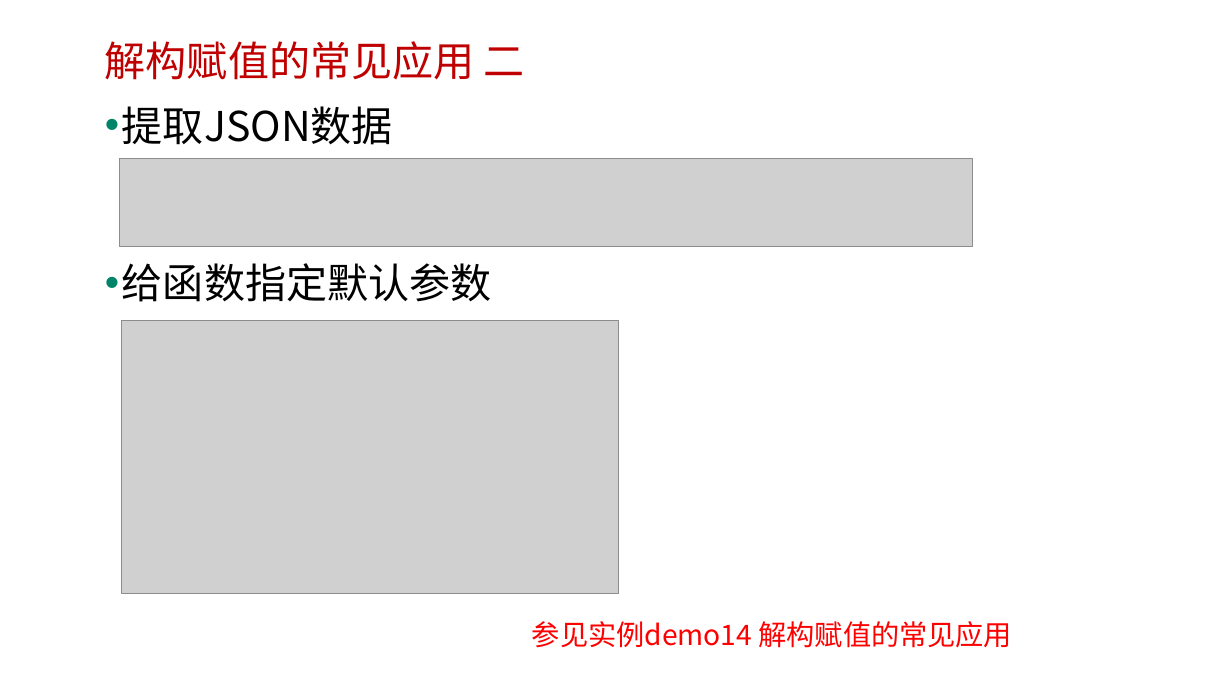
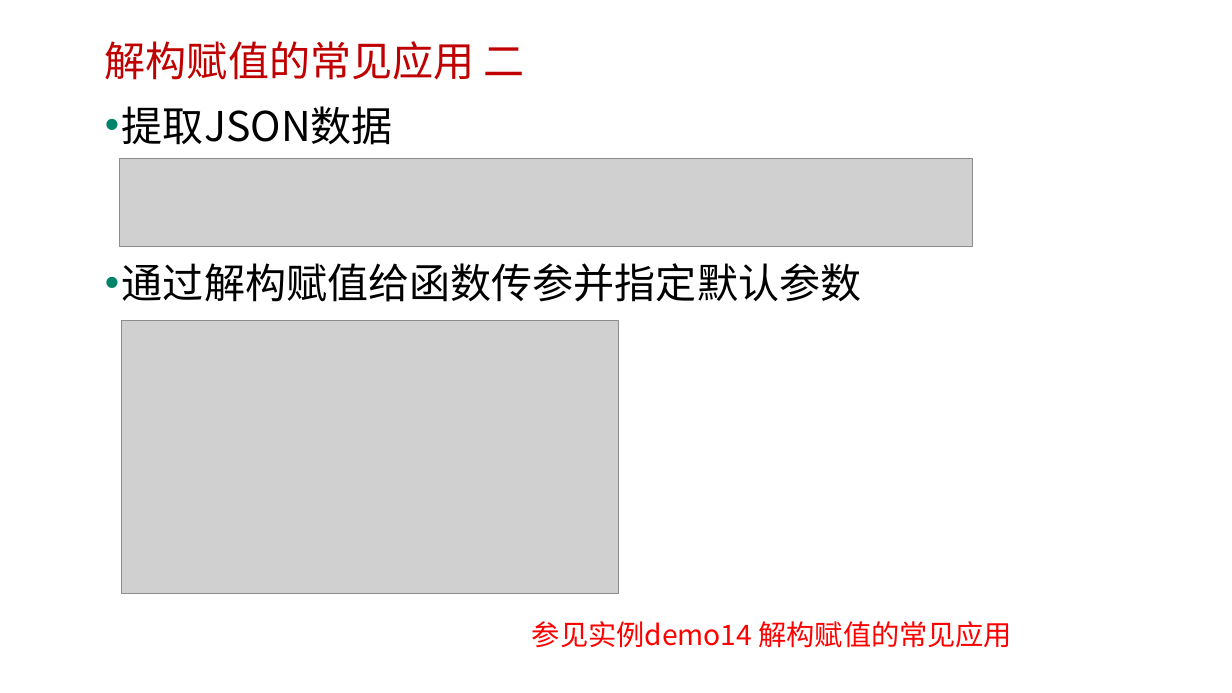
Before and after one commit to edu2act/course-javascript-advanced, a slide deck: slide 11 of 课程PPT/28.ES6中变量的解构赋值.pptx. Drawn at 1232x693 pixels with LibreOffice and Linux fonts; fonts in the diff are those of the drawing; grey boxes stand for pictures; background and template pictures are left out. Boxes give left, top, right and bottom in pixels: in the first picture for what was removed or moved away, otherwise in the second. Text is boxed around its words. In the diff, an @@ line names an element or a change of style, - is before the commit and + after.

```diff
--- a/课程PPT/28.ES6中变量的解构赋值.pptx
+++ b/课程PPT/28.ES6中变量的解构赋值.pptx
@@ text at <box>122,263,861,302</box>: text changed @@
-• 给函数指定默认参数
+• 通过解构赋值给函数传参并指定默认参数
```
Also in this commit, not shown: 7 other files.
